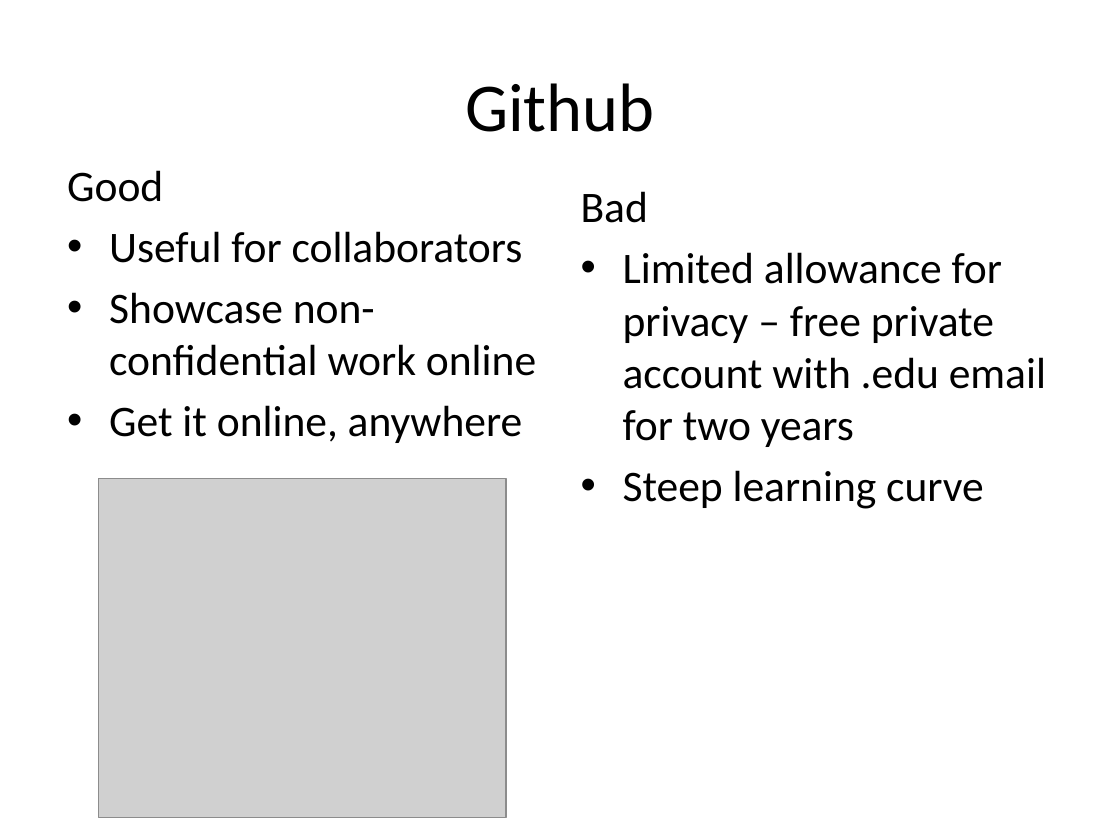
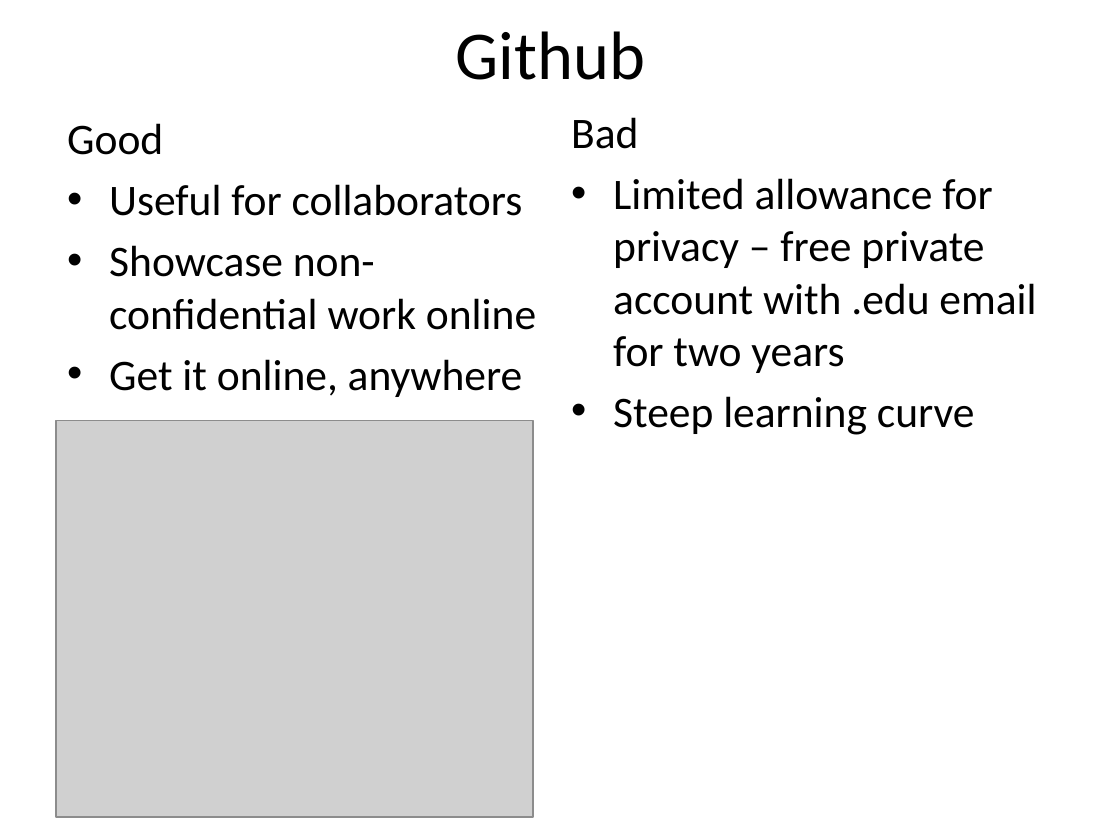
Before and after one commit to lkloh/USArray, a slide deck: slide 7 of BasicsOfCoding/BasicsOfCoding.pptx. Drawn at 1120x840 pixels with LibreOffice and Linux fonts; fonts in the diff are those of the drawing; grey boxes stand for pictures. Boxes give left, top, right and bottom in pixels: in the first picture for what was removed or moved away, otherwise in the second. Text is boxed around its words. In the diff, an @@ line names an element or a change of style, - is before the commit and + after.

```diff
--- a/BasicsOfCoding/BasicsOfCoding.pptx
+++ b/BasicsOfCoding/BasicsOfCoding.pptx
@@ title "Github": place and size @@
-title "Github" at bbox=[465, 83, 654, 132]
+title "Github" at bbox=[456, 31, 645, 80]
@@ text "Good": place and size @@
-text "Good" at bbox=[67, 170, 536, 443]
+text "Good" at bbox=[67, 123, 536, 397]
@@ text "Bad": place and size @@
-text "Bad" at bbox=[581, 191, 1046, 509]
+text "Bad" at bbox=[571, 117, 1036, 435]
@@ picture: place and size @@
-picture at bbox=[99, 479, 506, 818]
+picture at bbox=[56, 421, 533, 818]
```
Also in this commit, not shown: 7 other slides changed, 2 slides added, 3 slides removed, 1 other file.
